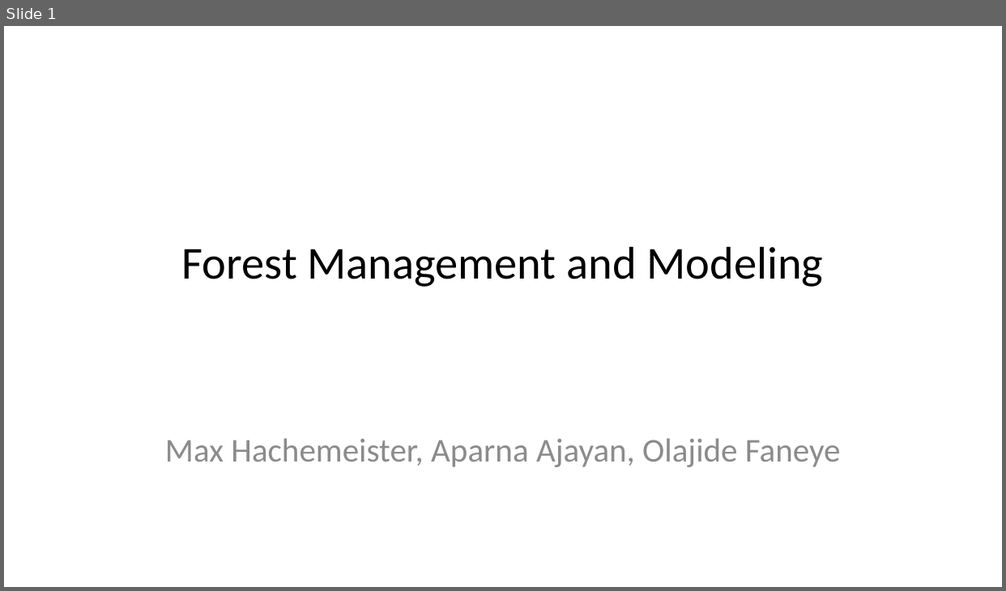
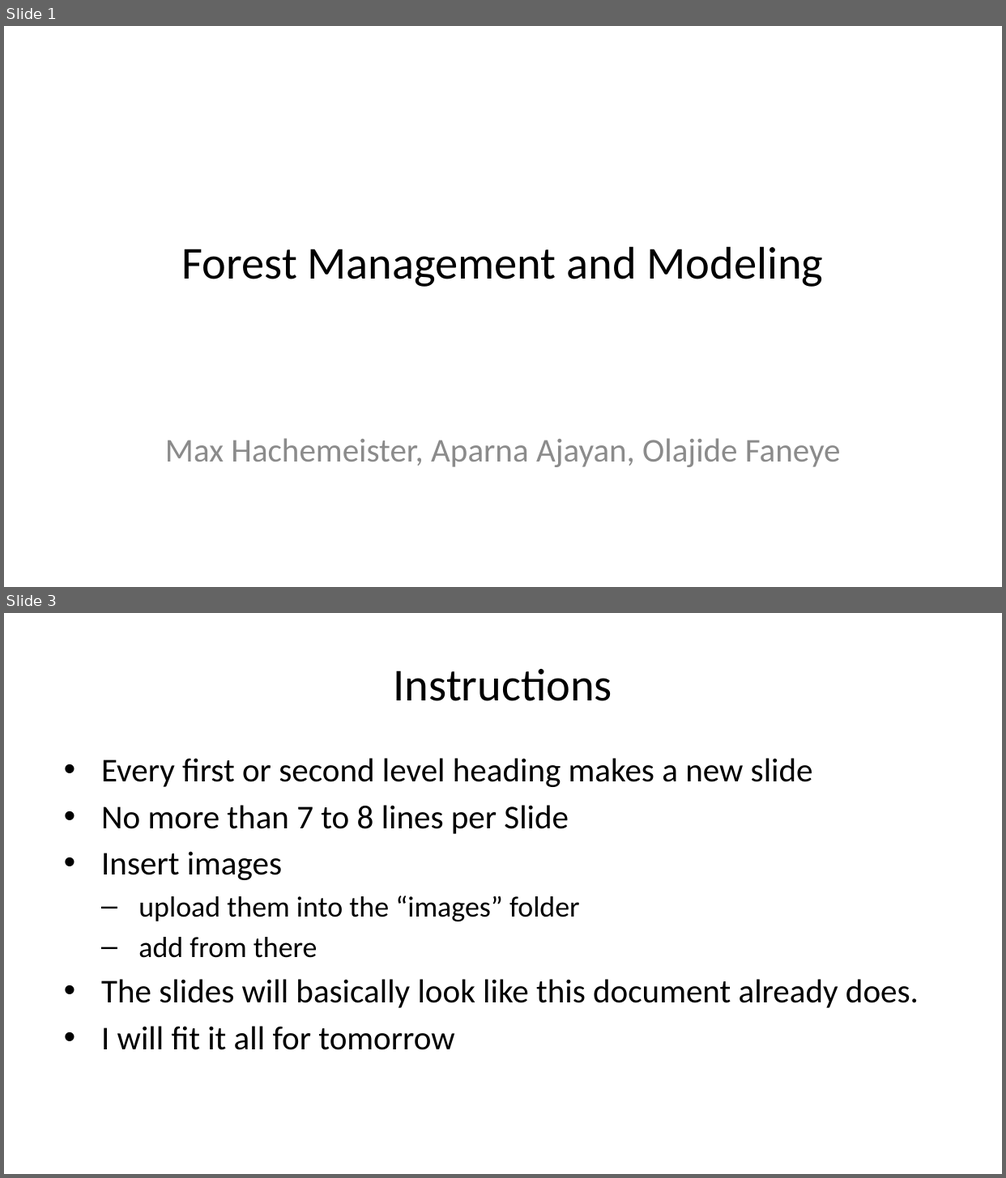
Before and after one commit to TyrannosauruSnacks/forest_management_2025, a slide deck: presentation.pptx. Shown one above the other, each under a label of ours: slide 1 before the commit, slides 1 and 3 after it; the slides between them are not shown. The pictures are 1006x591 and 1006x1178 pixels, drawn with LibreOffice and Linux fonts; fonts in the diff are those of the drawing. Boxes give left, top, right and bottom in pixels: in the first picture for what was removed or moved away, otherwise in the second. Text is boxed around its words. In the diff, an @@ line names an element or a change of style, - is before the commit and + after.

```diff
--- a/presentation.pptx
+++ b/presentation.pptx
@@ slide 3 added at [4,613,1002,1174], background #FFFFFF @@
@@ title added at [394,669,612,701], 33 pt, text #000000 @@
+Instructions
@@ text added at [101,758,918,1050], 24 pt, text #000000 @@
+• Every first or second level heading makes a new slide
+• No more than 7 to 8 lines per Slide
+• Insert images
+  – upload them into the “images” folder
+  – add from there
+• The slides will basically look like this document already does.
+• I will fit it all for tomorrow
```
Also in this commit, not shown: 10 slides changed, 9 other slides added, 4 slides removed, 6 other files.
